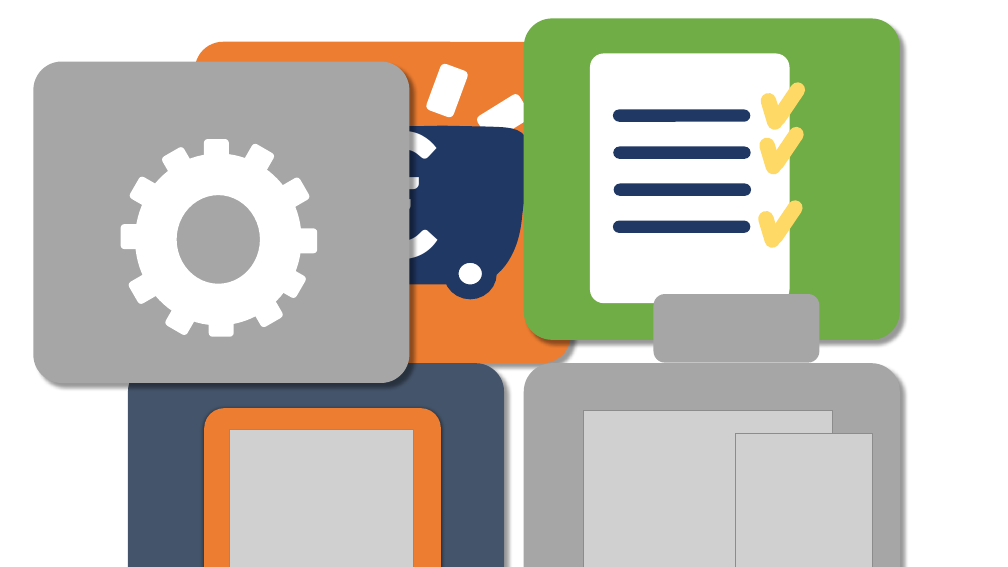
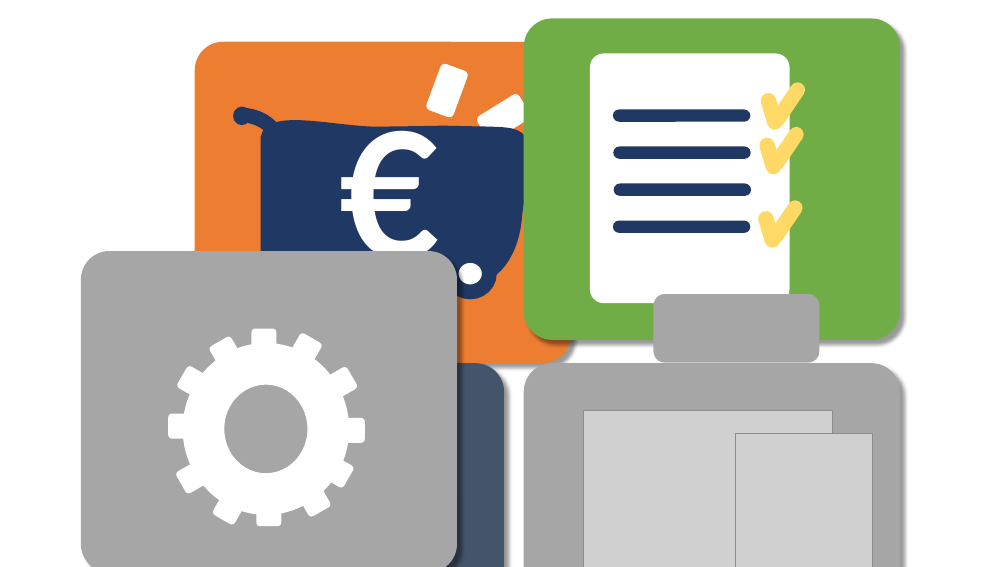
Before and after one commit to amaury2marignan/l3z, a slide deck: slide 18 of BABET/babet.pptx. Drawn at 1008x567 pixels with LibreOffice and Linux fonts; fonts in the diff are those of the drawing; grey boxes stand for pictures; background and template pictures are left out. Boxes give left, top, right and bottom in pixels: in the first picture for what was removed or moved away, otherwise in the second. Text is boxed around its words. In the diff, an @@ line names an element or a change of style, - is before the commit and + after.

```diff
--- a/BABET/babet.pptx
+++ b/BABET/babet.pptx
@@ freeform shape added at (x1=233, y1=107, x2=277, y2=160), outline #203864 14 pt @@
@@ ellipse added at (x1=233, y1=107, x2=250, y2=126), fill #203864 @@
@@ 6 rounded rectangles moved together from (x1=121, y1=143, x2=317, y2=337) to (x1=168, y1=332, x2=365, y2=526) @@
@@ 7 rounded rectangles, 1 donut moved together from (x1=33, y1=61, x2=409, y2=383) to (x1=81, y1=251, x2=457, y2=567) @@
```
Also in this commit, not shown: 1 other slide changed, 1 slide added, 30 other files.
